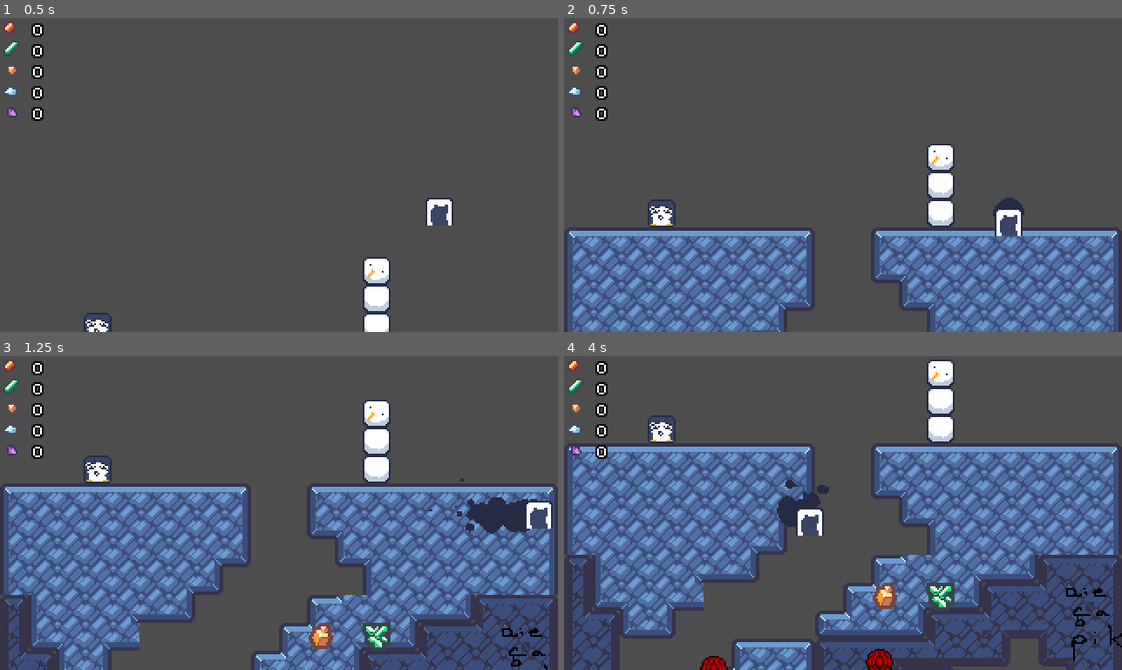
Above: before the commit, frames 1-4 (two rows, left to right).
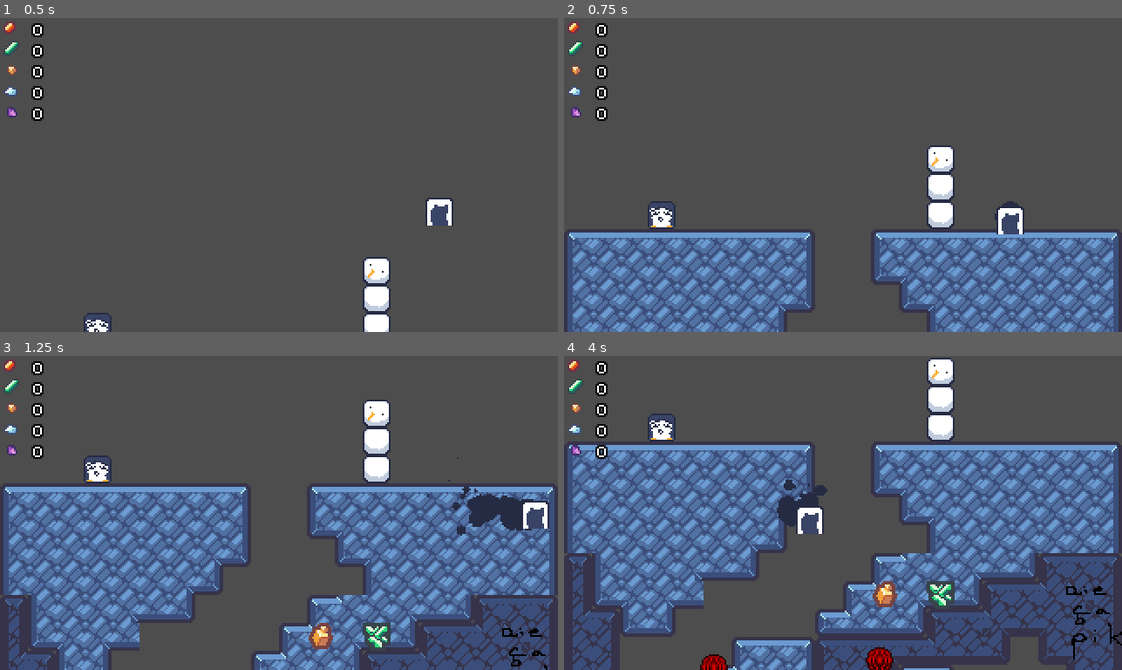
Above: after the commit, the same moments.

Repository: Ninesliced/ludumdare-57
Game: Godot game, scene res://scenes/main.tscn
Two runs of this game, one before a commit and one after it. Both use one fixed random seed, a clock stepped at 60 frames per second and the inputs below. The engine's default icon, where the game draws it, is replaced by a stand-in: a white triangle on a blue panel in a dark square.
Inputs (mouse positions are in pixels of both pictures, inside the frame that each line leads up to):
- Up to frame 1 (0.5 s): no input
- Up to frame 2 (0.75 s): move the mouse to (965, 159) at 0.52 s; hold D (right) from 0.53 s (still down); hold J (burrow) from 0.53 s (still down); click (965, 159) at 0.67 s
- Up to frame 3 (1.25 s): keep holding D (right); keep holding J (burrow); tap Space (jump) at 0.77 s
- Up to frame 4 (4 s): release D (right) at 1.25 s; release J (burrow) at 1.25 s; drag from (731, 528) to (943, 638) at 1.27 s; move the mouse to (898, 443) at 2.02 s; press the mouse at (898, 443) at 2.03 s; hold A (left) 2.03-2.75 s; tap J (burrow) at 2.3 s; release the mouse at (898, 443) at 2.75 s; drag from (815, 575) to (887, 651) at 2.77 s; move the mouse to (1010, 560) at 3.52 s; hold D (right) from 3.53 s (still down); hold J (burrow) from 3.53 s (still down); tap Space (jump) at 3.77 s

Frame 1 is identical in both runs. In frame 2, 13% of the frame differs, in the area x 0-100%, y 40-100%; in frame 3, 0.7%; in frame 4, 23%, in the area x 0-100%, y 0-100%.

Commit message:
FIX player

Diff:
--- a/scenes/entities/player/player.gd
+++ b/scenes/entities/player/player.gd
@@ -13,6 +13,7 @@
 @export var burrow_time: float = 0.1
 
 @export var hold_to_burrow: bool = false
+
 const MAX_LIFE = 1
 var life = MAX_LIFE:
 	set(value):
@@ -47,8 +48,8 @@
 
 func is_colliding() -> bool: ## TEMPORARY
 	var grounded_detector_collisioned = grounded_detector.is_grounded()
-	var player_collisioned = (is_on_floor() or is_on_wall() or is_on_ceiling())
-	return player_collisioned or grounded_detector_collisioned
+	# var player_collisioned = (is_on_floor() or is_on_wall() or is_on_ceiling())
+	return grounded_detector_collisioned
 
 
 func _set_burrow_buffer():
--- a/scenes/entities/player/player.tscn
+++ b/scenes/entities/player/player.tscn
@@ -85,7 +85,7 @@
 [node name="GroundedDetector" type="Area2D" parent="."]
 unique_name_in_owner = true
 collision_layer = 0
-collision_mask = 3
+collision_mask = 2
 script = ExtResource("9_5sj0x")
 
 [node name="CollisionShape" type="CollisionShape2D" parent="GroundedDetector"]
